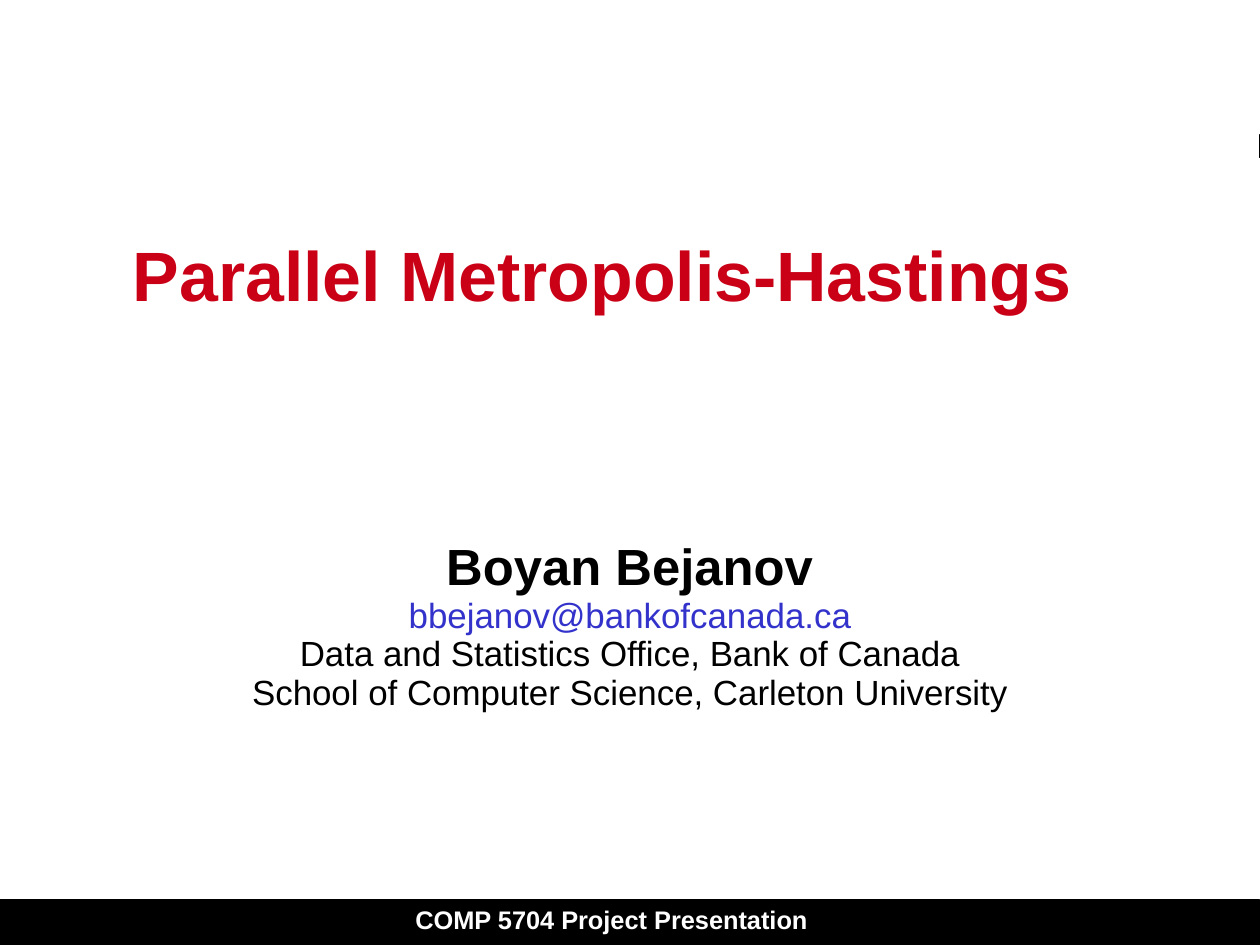
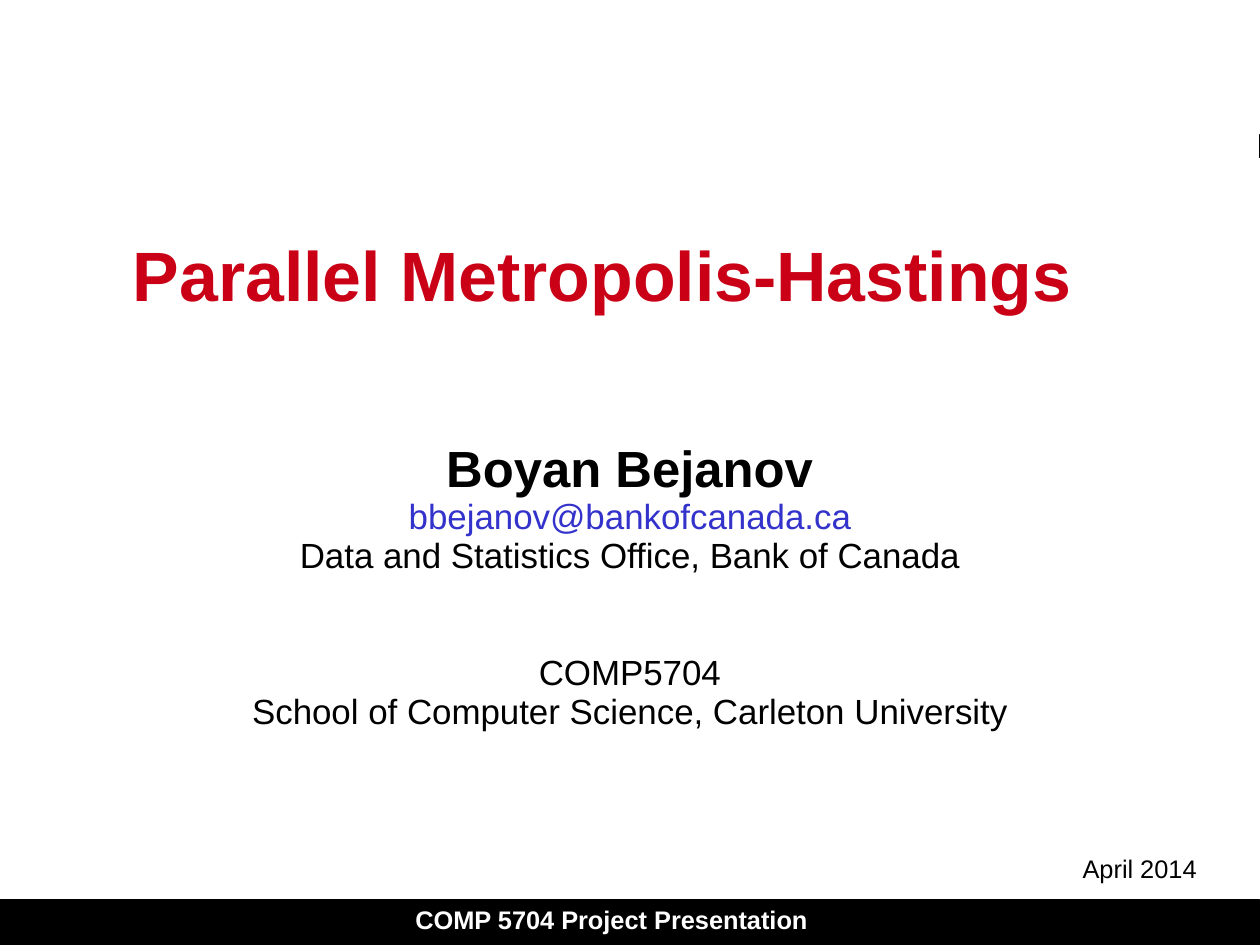
Before and after one commit to bbejanov/parMH, a slide deck: slide 1 of Slide_Presentation.pptx. Drawn at 1260x945 pixels with LibreOffice and Linux fonts; fonts in the diff are those of the drawing. Boxes give left, top, right and bottom in pixels: in the first picture for what was removed or moved away, otherwise in the second. Text is boxed around its words. In the diff, an @@ line names an element or a change of style, - is before the commit and + after.

```diff
--- a/Slide_Presentation.pptx
+++ b/Slide_Presentation.pptx
@@ subtitle at <box>539,660,721,686</box>: paragraph added @@
+COMP5704
@@ subtitle at <box>1083,859,1196,884</box>: paragraph added @@
+April 2014
```
Also in this commit, not shown: 8 other slides changed, 1 slide added, 3 slides removed, 10 other files.
